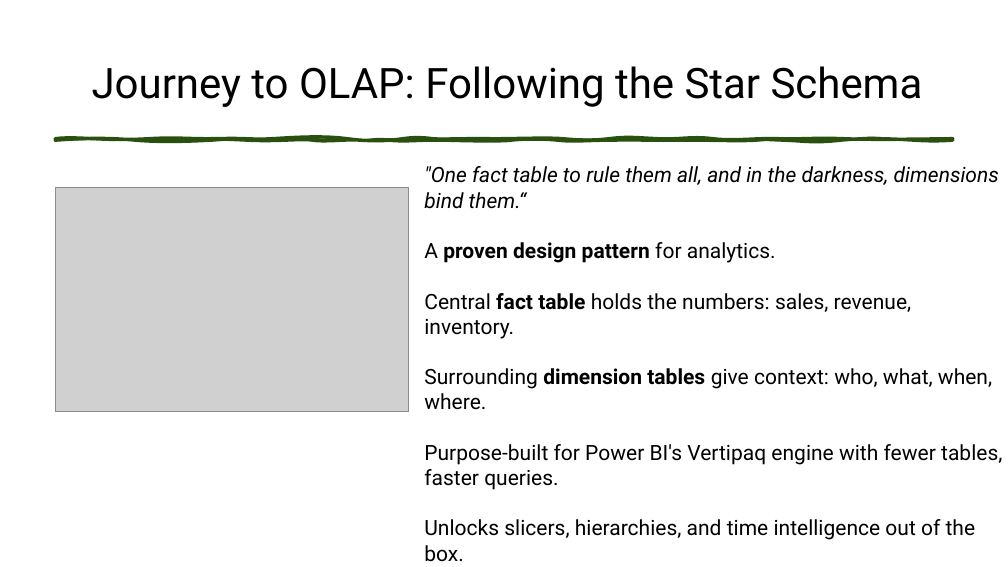
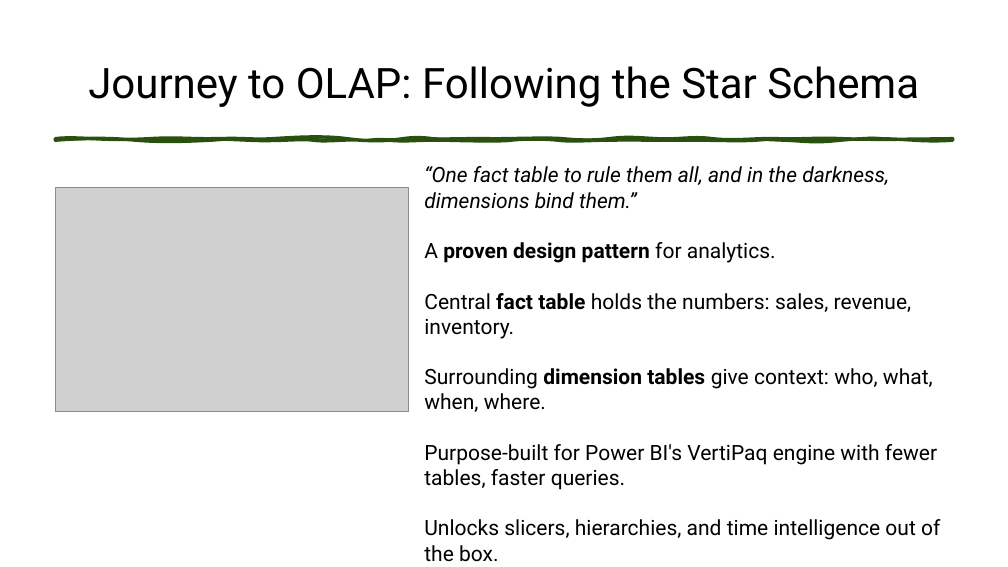
Before and after one commit to Anytsirk12/DataOnWheels, a slide deck: slide 8 of Presentations/Fellowship of the Star Schema/The Fellowship of the Star Schema Transforming OLTP Data for Power BI.pptx. Drawn at 1008x567 pixels with LibreOffice and Linux fonts; fonts in the diff are those of the drawing; grey boxes stand for pictures. Boxes give left, top, right and bottom in pixels: in the first picture for what was removed or moved away, otherwise in the second. Text is boxed around its words. In the diff, an @@ line names an element or a change of style, - is before the commit and + after.

```diff
--- a/Presentations/Fellowship of the Star Schema/The Fellowship of the Star Schema Transforming OLTP Data for Power BI.pptx
+++ b/Presentations/Fellowship of the Star Schema/The Fellowship of the Star Schema Transforming OLTP Data for Power BI.pptx
@@ title "Journey to OLAP: Following the ...": place and size @@
-title "Journey to OLAP: Following the ..." at [92,66,923,107]
+title "Journey to OLAP: Following the ..." at [88,66,919,107]
@@ text at [424,166,889,209]: text changed @@
-"One fact table to rule them all, and in the darkness, dimensions bind them.“
+“One fact table to rule them all, and in the darkness, dimensions bind them.”
@@ text at [424,444,937,490]: text changed @@
-Purpose-built for Power BI's Vertipaq engine with fewer tables, faster queries.
+Purpose-built for Power BI's VertiPaq engine with fewer tables, faster queries.
```
Also in this commit, not shown: 9 other slides changed, 4 slides added, 3 slides removed, 3 other files.
